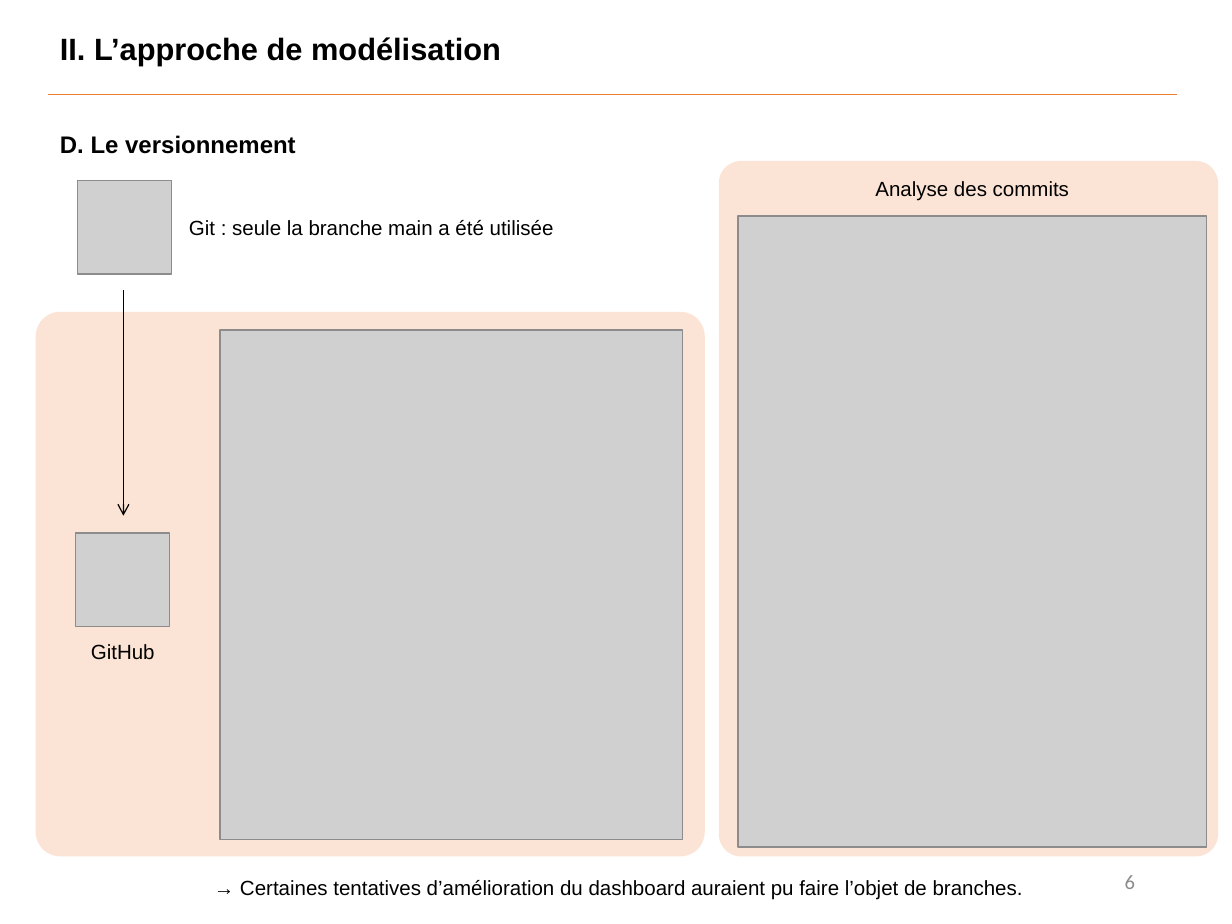
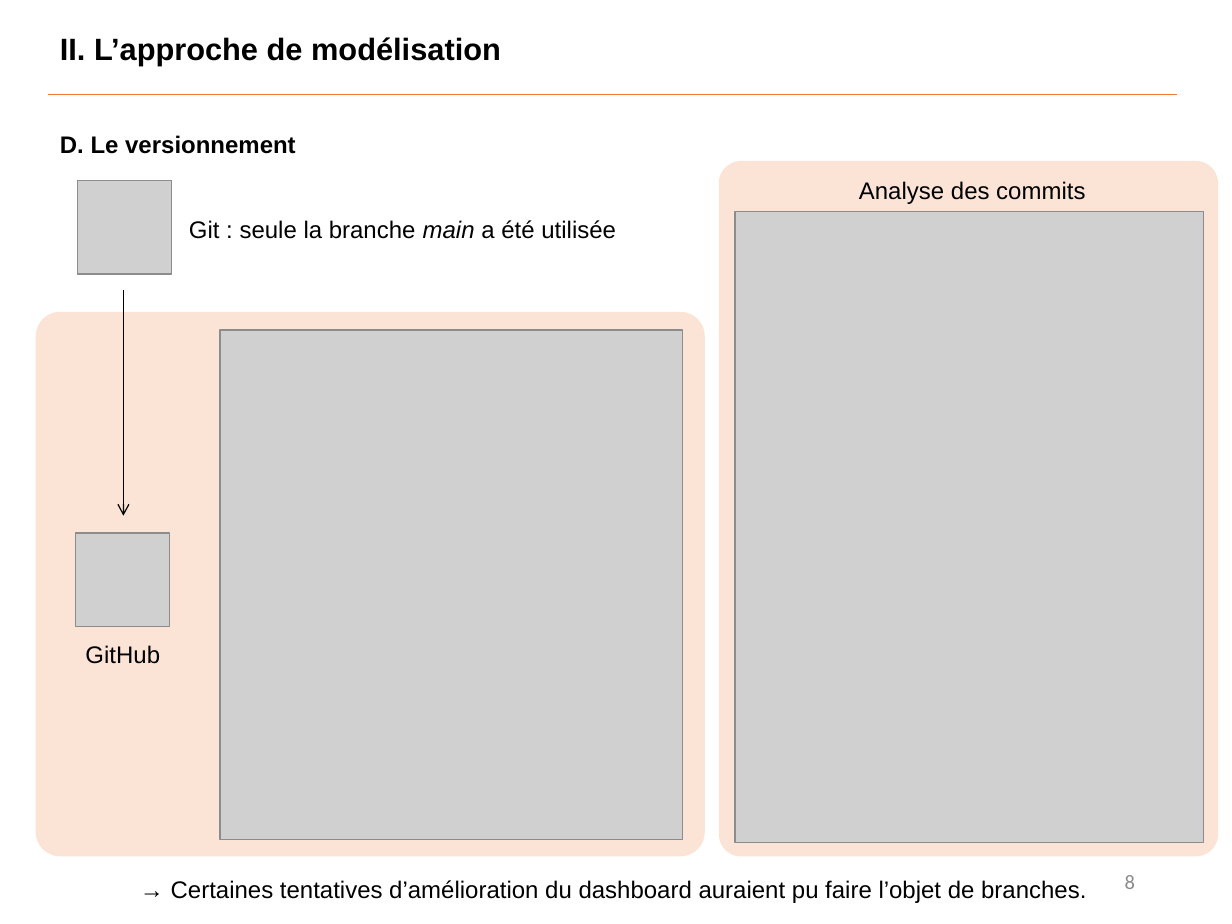
Before and after one commit to Benoit-78/P7_credit_loan_scoring_model, a slide deck: slide 8 of soutenance/P7_soutenance.pptx (slide 6 before the commit). Drawn at 1232x924 pixels with LibreOffice and Linux fonts; fonts in the diff are those of the drawing; grey boxes stand for pictures. Boxes give left, top, right and bottom in pixels: in the first picture for what was removed or moved away, otherwise in the second. Text is boxed around its words. In the diff, an @@ line names an element or a change of style, - is before the commit and + after.

```diff
--- a/soutenance/P7_soutenance.pptx
+++ b/soutenance/P7_soutenance.pptx
@@ text "Analyse des commits": place and size @@
-text "Analyse des commits" at (875, 181, 1069, 201)
+text "Analyse des commits" at (859, 181, 1085, 204)
@@ text "Git : seule la branche ..." at (189, 220, 616, 239): size 12 to 14 pt; italic on in "main" @@
@@ picture: place and size @@
-picture at (738, 216, 1206, 846)
+picture at (736, 212, 1204, 843)
@@ size 12 to 14 pt in 3 elements at (85, 645, 160, 664), (859, 181, 1085, 204), (171, 880, 1086, 903) @@
@@ text "→ Certaines tentatives d’amélioration du ...": place and size @@
-text "→ Certaines tentatives d’amélioration du ..." at (240, 880, 1023, 900)
+text "→ Certaines tentatives d’amélioration du ..." at (171, 880, 1086, 903)
@@ page number at (1125, 875, 1135, 889): text changed @@
-6
+8
```
Also in this commit, not shown: 6 other slides changed, 5 slides added, 3 other files.
